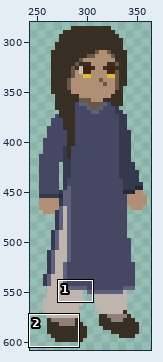
Pixel-art file: Assets/Resources/Art/Sprites/PrayingGirl/Animations/PrayingGirl.ase. The picture above shows the old version from afar; the outline marks the close-up.
Close-up. Before:
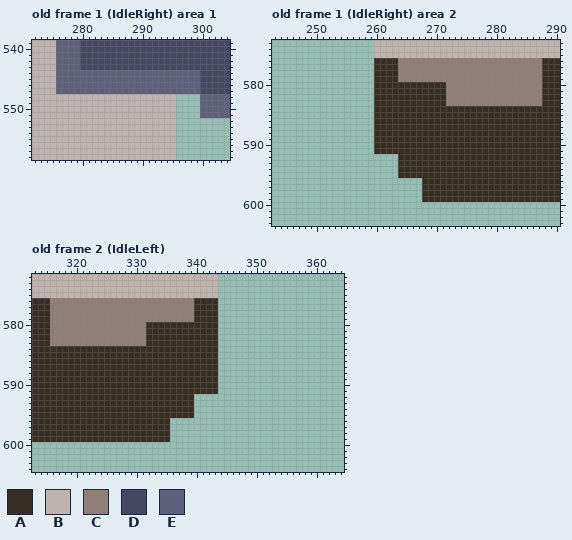
800x800 pixels, 5 frames. Colours within 5 levels of each other are drawn and written as one. Shown: old frame 1 (IdleRight) area 1: x 272..304, y 539..558; old frame 1 (IdleRight) area 2: x 243..290, y 573..603; old frame 2 (IdleLeft): x 313..364, y 572..604. The wide view leaves out empty margins. The commit also changed other frames or places, which this record leaves out.
Visible layers, top first: "NPC 1", "Layer 2", "Girl2 Praying", "Layer 1", "Girl2".
Palette (. is transparent): A #372e24  B #c0b4af  C #907e78  D #464762  E #5f607b
Pixels before, old frame 1 (IdleRight) area 1, first column x 272:
539 BBBBEEEEDDDDDDDDDDDDDDDDDDDDDDDDD
540 BBBBEEEEDDDDDDDDDDDDDDDDDDDDDDDDD
541 BBBBEEEEDDDDDDDDDDDDDDDDDDDDDDDDD
542 BBBBEEEEDDDDDDDDDDDDDDDDDDDDDDDDD
543 BBBBEEEEDDDDDDDDDDDDDDDDDDDDDDDDD
544 BBBBEEEEEEEEEEEEEEEEEEEEEEEEDDDDD
545 BBBBEEEEEEEEEEEEEEEEEEEEEEEEDDDDD
546 BBBBEEEEEEEEEEEEEEEEEEEEEEEEDDDDD
547 BBBBEEEEEEEEEEEEEEEEEEEEEEEEDDDDD
548 BBBBBBBBBBBBBBBBBBBBBBBB....EEEEE
549 BBBBBBBBBBBBBBBBBBBBBBBB....EEEEE
550 BBBBBBBBBBBBBBBBBBBBBBBB....EEEEE
551 BBBBBBBBBBBBBBBBBBBBBBBB....EEEEE
552 BBBBBBBBBBBBBBBBBBBBBBBB.........
553 BBBBBBBBBBBBBBBBBBBBBBBB.........
554 BBBBBBBBBBBBBBBBBBBBBBBB.........
555 BBBBBBBBBBBBBBBBBBBBBBBB.........
556 BBBBBBBBBBBBBBBBBBBBBBBB.........
557 BBBBBBBBBBBBBBBBBBBBBBBB.........
558 BBBBBBBBBBBBBBBBBBBBBBBB.........
Pixels before, old frame 1 (IdleRight) area 2, first column x 260:
573 BBBBBBBBBBBBBBBBBBBBBBBBBBBBBBB
574 BBBBBBBBBBBBBBBBBBBBBBBBBBBBBBB
575 BBBBBBBBBBBBBBBBBBBBBBBBBBBBBBB
576 AAAACCCCCCCCCCCCCCCCCCCCCCCCAAA
577 AAAACCCCCCCCCCCCCCCCCCCCCCCCAAA
578 AAAACCCCCCCCCCCCCCCCCCCCCCCCAAA
579 AAAACCCCCCCCCCCCCCCCCCCCCCCCAAA
580 AAAAAAAAAAAACCCCCCCCCCCCCCCCAAA
581 AAAAAAAAAAAACCCCCCCCCCCCCCCCAAA
582 AAAAAAAAAAAACCCCCCCCCCCCCCCCAAA
583 AAAAAAAAAAAACCCCCCCCCCCCCCCCAAA
584 AAAAAAAAAAAAAAAAAAAAAAAAAAAAAAA
585 AAAAAAAAAAAAAAAAAAAAAAAAAAAAAAA
586 AAAAAAAAAAAAAAAAAAAAAAAAAAAAAAA
587 AAAAAAAAAAAAAAAAAAAAAAAAAAAAAAA
588 AAAAAAAAAAAAAAAAAAAAAAAAAAAAAAA
589 AAAAAAAAAAAAAAAAAAAAAAAAAAAAAAA
590 AAAAAAAAAAAAAAAAAAAAAAAAAAAAAAA
591 AAAAAAAAAAAAAAAAAAAAAAAAAAAAAAA
592 ....AAAAAAAAAAAAAAAAAAAAAAAAAAA
593 ....AAAAAAAAAAAAAAAAAAAAAAAAAAA
594 ....AAAAAAAAAAAAAAAAAAAAAAAAAAA
595 ....AAAAAAAAAAAAAAAAAAAAAAAAAAA
596 ........AAAAAAAAAAAAAAAAAAAAAAA
597 ........AAAAAAAAAAAAAAAAAAAAAAA
598 ........AAAAAAAAAAAAAAAAAAAAAAA
599 ........AAAAAAAAAAAAAAAAAAAAAAA
Pixels before, old frame 2 (IdleLeft), first column x 313:
572 BBBBBBBBBBBBBBBBBBBBBBBBBBBBBBB
573 BBBBBBBBBBBBBBBBBBBBBBBBBBBBBBB
574 BBBBBBBBBBBBBBBBBBBBBBBBBBBBBBB
575 BBBBBBBBBBBBBBBBBBBBBBBBBBBBBBB
576 AAACCCCCCCCCCCCCCCCCCCCCCCCAAAA
577 AAACCCCCCCCCCCCCCCCCCCCCCCCAAAA
578 AAACCCCCCCCCCCCCCCCCCCCCCCCAAAA
579 AAACCCCCCCCCCCCCCCCCCCCCCCCAAAA
580 AAACCCCCCCCCCCCCCCCAAAAAAAAAAAA
581 AAACCCCCCCCCCCCCCCCAAAAAAAAAAAA
582 AAACCCCCCCCCCCCCCCCAAAAAAAAAAAA
583 AAACCCCCCCCCCCCCCCCAAAAAAAAAAAA
584 AAAAAAAAAAAAAAAAAAAAAAAAAAAAAAA
585 AAAAAAAAAAAAAAAAAAAAAAAAAAAAAAA
586 AAAAAAAAAAAAAAAAAAAAAAAAAAAAAAA
587 AAAAAAAAAAAAAAAAAAAAAAAAAAAAAAA
588 AAAAAAAAAAAAAAAAAAAAAAAAAAAAAAA
589 AAAAAAAAAAAAAAAAAAAAAAAAAAAAAAA
590 AAAAAAAAAAAAAAAAAAAAAAAAAAAAAAA
591 AAAAAAAAAAAAAAAAAAAAAAAAAAAAAAA
592 AAAAAAAAAAAAAAAAAAAAAAAAAAA....
593 AAAAAAAAAAAAAAAAAAAAAAAAAAA....
594 AAAAAAAAAAAAAAAAAAAAAAAAAAA....
595 AAAAAAAAAAAAAAAAAAAAAAAAAAA....
596 AAAAAAAAAAAAAAAAAAAAAAA........
597 AAAAAAAAAAAAAAAAAAAAAAA........
598 AAAAAAAAAAAAAAAAAAAAAAA........
599 AAAAAAAAAAAAAAAAAAAAAAA........
And afterwards:
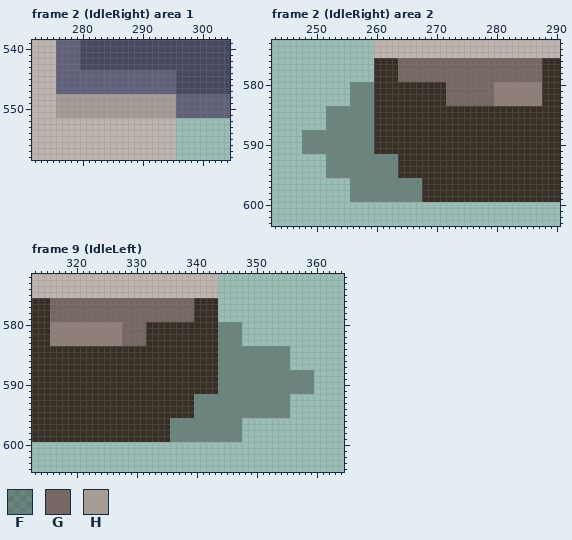
Colours new in this view: F #0000004d  G #776762  H #a69c96
A new or re-ordered frame is compared with the old frame closest to it.
What changed:
frames 5 -> 32
layer "Girl2 Idle Right/shadow" added
layer "Girl2 Idle Right/Girl2 Copy" added
layer "Girl2 Idle Left/shadow" added
layer "Girl2 Idle Left/Girl2 Copy" added
layer "Girl2" removed
layer "Layer 1" removed
frames re-ordered
Changed rows in their new state; - is an unchanged pixel.
Frame 2 (IdleRight) area 1 against old frame 1 (IdleRight), layer "Girl2 Idle Right/Girl2 Copy":
first column x 276:
544 --------------------DDDD
545 --------------------DDDD
546 --------------------DDDD
547 --------------------DDDD
548 HHHHHHHHHHHHHHHHHHHHEEEE
549 HHHHHHHHHHHHHHHHHHHHEEEE
550 HHHHHHHHHHHHHHHHHHHHEEEE
551 HHHHHHHHHHHHHHHHHHHHEEEE
Frame 2 (IdleRight) area 2 against old frame 1 (IdleRight), layers "Girl2 Idle Right/Girl2 Copy", "Girl2 Idle Right/shadow":
first column x 248:
576 ----------------GGGGGGGGGGGGGGGGGGGGGGGG
577 ----------------GGGGGGGGGGGGGGGGGGGGGGGG
578 ----------------GGGGGGGGGGGGGGGGGGGGGGGG
579 ----------------GGGGGGGGGGGGGGGGGGGGGGGG
580 --------FFFF------------GGGGGGGG--------
581 --------FFFF------------GGGGGGGG--------
582 --------FFFF------------GGGGGGGG--------
583 --------FFFF------------GGGGGGGG--------
584 ----FFFFFFFF----------------------------
585 ----FFFFFFFF----------------------------
586 ----FFFFFFFF----------------------------
587 ----FFFFFFFF----------------------------
588 FFFFFFFFFFFF----------------------------
589 FFFFFFFFFFFF----------------------------
590 FFFFFFFFFFFF----------------------------
591 FFFFFFFFFFFF----------------------------
592 ----FFFFFFFFFFFF------------------------
593 ----FFFFFFFFFFFF------------------------
594 ----FFFFFFFFFFFF------------------------
595 ----FFFFFFFFFFFF------------------------
596 --------FFFFFFFFFFFF--------------------
597 --------FFFFFFFFFFFF--------------------
598 --------FFFFFFFFFFFF--------------------
599 --------FFFFFFFFFFFF--------------------
Frame 9 (IdleLeft) is new; against old frame 2 (IdleLeft), layers "Girl2 Idle Left/Girl2 Copy", "Girl2 Idle Left/shadow":
first column x 316:
576 GGGGGGGGGGGGGGGGGGGGGGGG--------------------
577 GGGGGGGGGGGGGGGGGGGGGGGG--------------------
578 GGGGGGGGGGGGGGGGGGGGGGGG--------------------
579 GGGGGGGGGGGGGGGGGGGGGGGG--------------------
580 ------------GGGG------------FFFF------------
581 ------------GGGG------------FFFF------------
582 ------------GGGG------------FFFF------------
583 ------------GGGG------------FFFF------------
584 ----------------------------FFFFFFFFFFFF----
585 ----------------------------FFFFFFFFFFFF----
586 ----------------------------FFFFFFFFFFFF----
587 ----------------------------FFFFFFFFFFFF----
588 ----------------------------FFFFFFFFFFFFFFFF
589 ----------------------------FFFFFFFFFFFFFFFF
590 ----------------------------FFFFFFFFFFFFFFFF
591 ----------------------------FFFFFFFFFFFFFFFF
592 ------------------------FFFFFFFFFFFFFFFF----
593 ------------------------FFFFFFFFFFFFFFFF----
594 ------------------------FFFFFFFFFFFFFFFF----
595 ------------------------FFFFFFFFFFFFFFFF----
596 --------------------FFFFFFFFFFFF------------
597 --------------------FFFFFFFFFFFF------------
598 --------------------FFFFFFFFFFFF------------
599 --------------------FFFFFFFFFFFF------------
